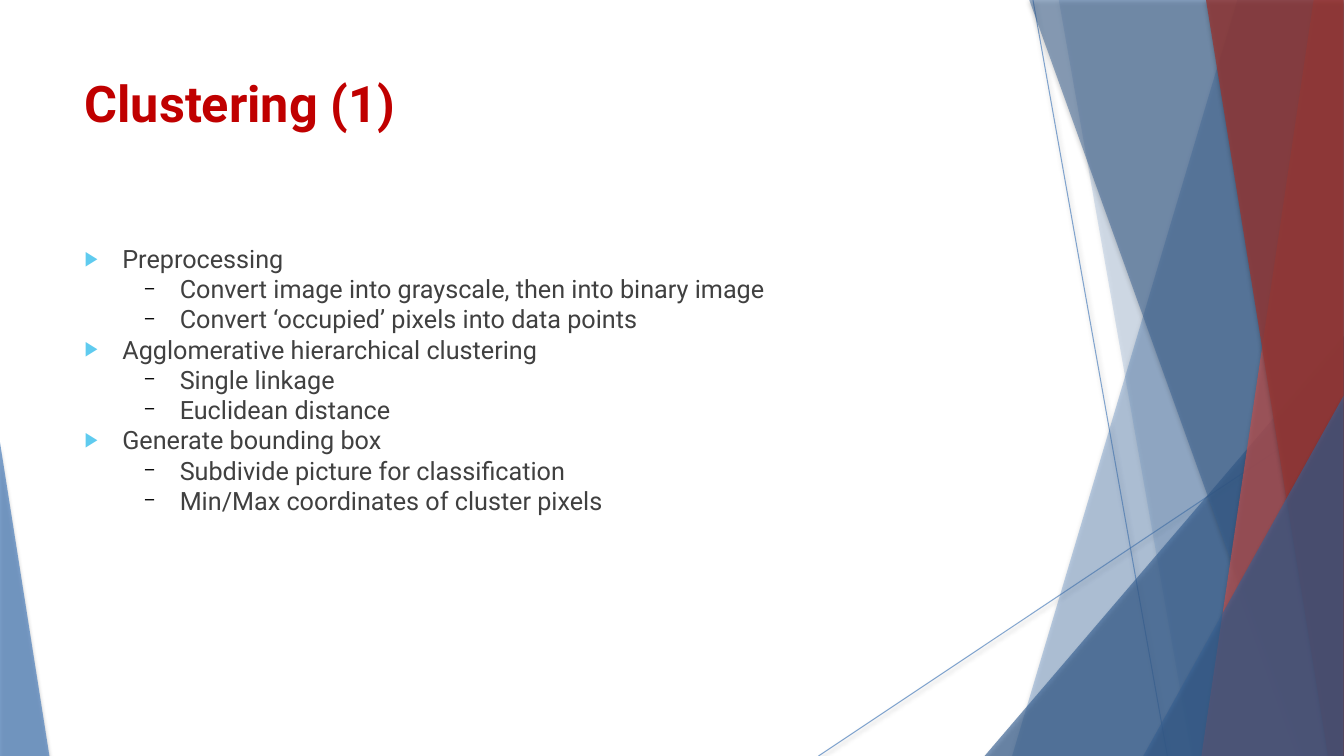
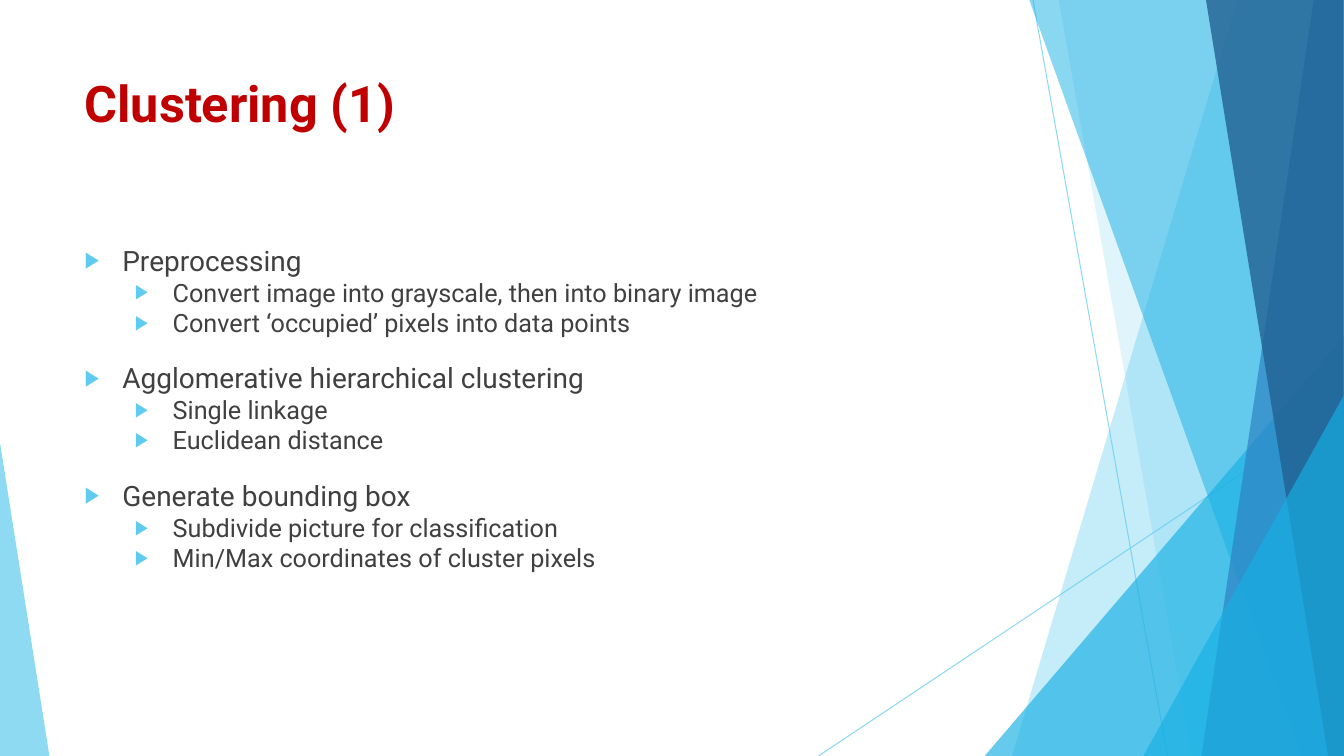
Before and after one commit to DavidS3141/HandwrittenEquationRecognizer, a slide deck: slide 4 of report/presentation/HER - Presentation.pptx. Drawn at 1344x756 pixels with LibreOffice and Linux fonts; fonts in the diff are those of the drawing. Boxes give left, top, right and bottom in pixels: in the first picture for what was removed or moved away, otherwise in the second. Text is boxed around its words. In the diff, an @@ line names an element or a change of style, - is before the commit and + after.

```diff
--- a/report/presentation/HER - Presentation.pptx
+++ b/report/presentation/HER - Presentation.pptx
@@ freeform shape at box(1012, 0, 1344, 756): fill #4F81BD at 36% opacity to #5FCBEF at 36% opacity; shadow off @@
@@ freeform shape at box(1029, 0, 1344, 756): fill #376092 at 50% opacity to #17B0E4 at 50% opacity; shadow off @@
@@ line (1033, 0) - (1168, 756): stroke #4F81BD 0.74 pt to #5FCBEF 0.75 pt @@
@@ freeform shape at box(1059, 0, 1344, 756): fill #4F81BD at 20% opacity to #5FCBEF at 20% opacity; shadow off; outline redrawn @@
@@ freeform shape at box(1202, 0, 1344, 756): fill #C0504D at 70% opacity to #2E83C3 at 70% opacity; shadow off @@
@@ freeform shape at box(1206, 0, 1344, 756): fill #953735 at 80% opacity to #226292 at 80% opacity; shadow off @@
@@ text "Preprocessing" at box(122, 251, 757, 572): size 18 to 20 pt in "Preprocessing", "Agglomerative hierarchical clustering", "Generate bounding box"; bullet − to ▶; bullet colour #000000 to #5FCBEF @@
@@ triangle at box(985, 336, 1344, 756): fill #376092 at 66% opacity to #17B0E4 at 66% opacity; shadow off @@
@@ line (1344, 406) - (819, 756): stroke #4F81BD 0.74 pt to #5FCBEF 0.75 pt @@
@@ triangle at box(1143, 396, 1344, 756): fill #376092 at 66% opacity to #17B0E4 at 66% opacity; shadow off @@
@@ triangle at box(0, 443, 49, 756): fill #4F81BD at 70% opacity to #5FCBEF at 70% opacity; shadow off @@
```
Also in this commit, not shown: 5 other slides changed, 3 slides added, 2 slides removed, 1 other file.
